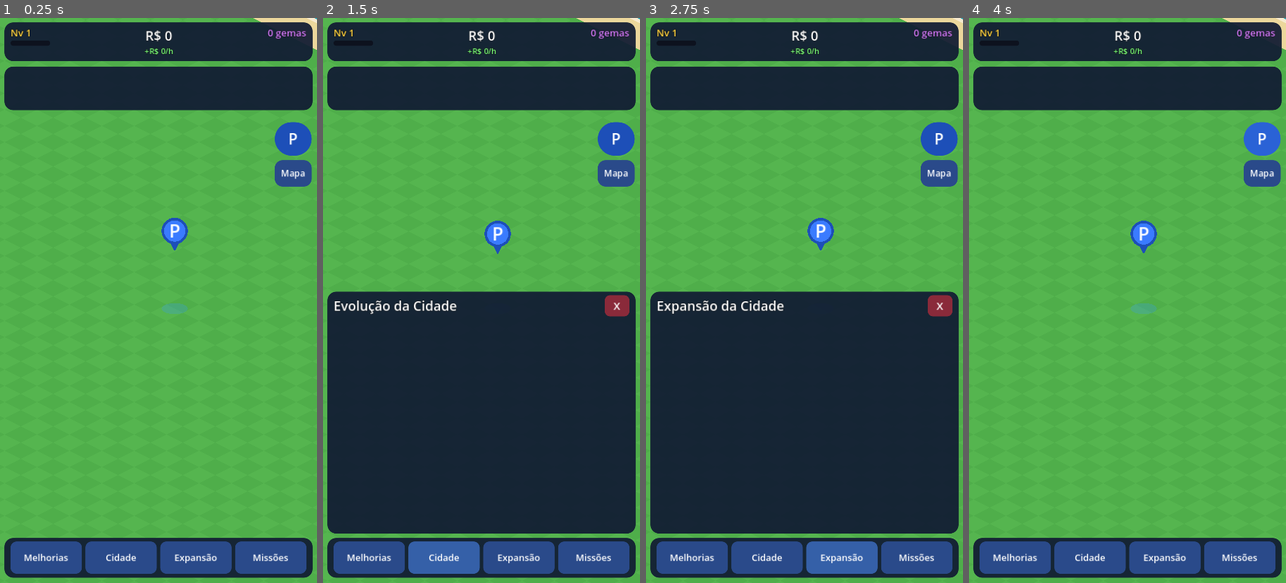
Above: before the commit, frames 1-4 (left to right).
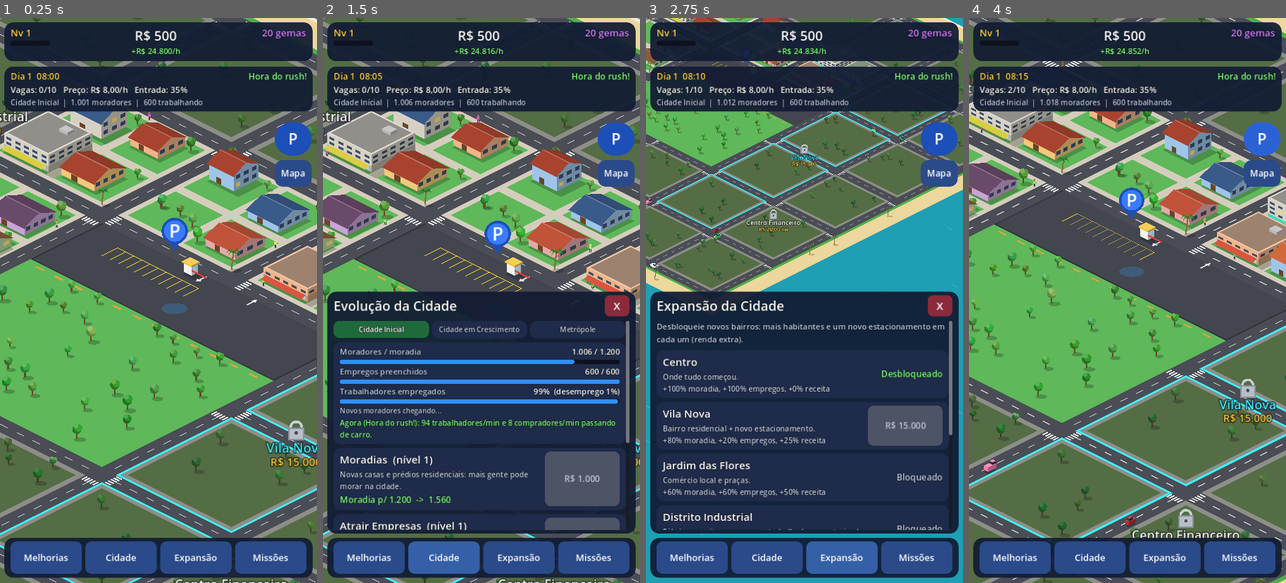
Above: after the commit, the same moments.

Repository: gtvmoura/gamess
Game: Godot game, scene res://scenes/main.tscn
Same seed, same stepped clock (60 frames per second), same inputs: the game is played once before the commit and once after it.
Inputs:
- Up to frame 1 (0.25 s): no input
- Up to frame 2 (1.5 s): click "Melhorias" at 0.5 s; click "Cidade" at 1.25 s
- Up to frame 3 (2.75 s): click "Expansão" at 2 s
- Up to frame 4 (4 s): click "Missões" at 2.75 s; click "P" at 3.5 s

The runs differ from the first frame. In frame 1, 59% of the frame differs, in the area x 0-100%, y 0-100%; in frame 2, 42%; in frame 3, 40%; in frame 4, 62%.
Error before the commit: Parse Error: Cannot infer the type of "t" variable because the value doesn't have a set type. (res://scripts/game_state.gd:195)

Commit message:
Corrige erro de tipo no cálculo da curva do dia (floorf)
Co-Authored-By: Claude Opus 5.5 <noreply@anthropic.com>
Claude-Session: https://claude.ai/code/session_01MiRi1d4oFeeXUf8TJouCqA

Diff:
--- a/estacionamento-tycoon/scripts/game_state.gd
+++ b/estacionamento-tycoon/scripts/game_state.gd
@@ -192,7 +192,7 @@
 	var mean := total / curve.size()
 	var i := int(floor(h)) % 24
 	var j := (i + 1) % 24
-	var t := h - floor(h)
+	var t := h - floorf(h)
 	return lerpf(float(curve[i]), float(curve[j]), t) / mean
 
 
